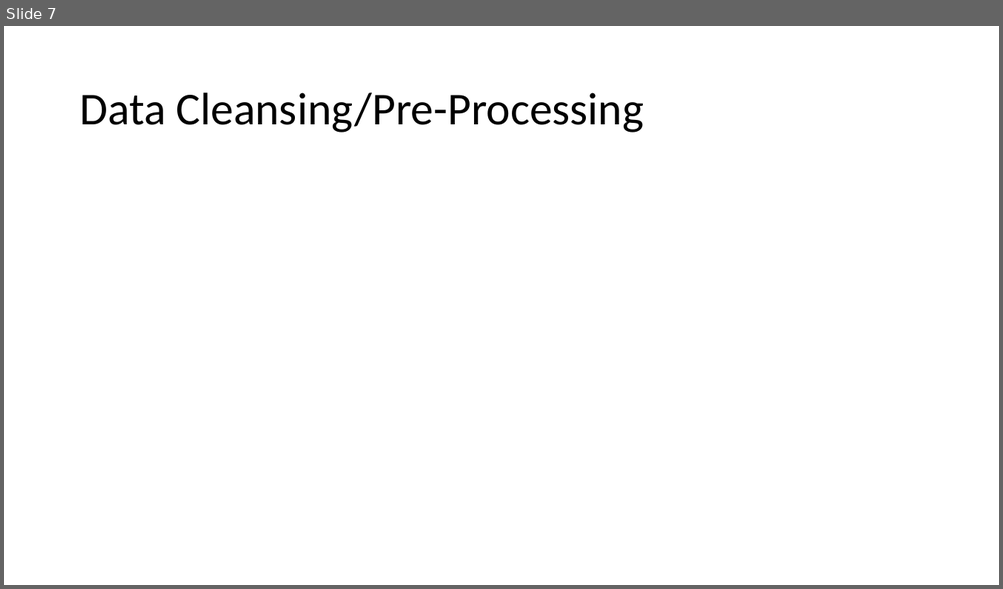
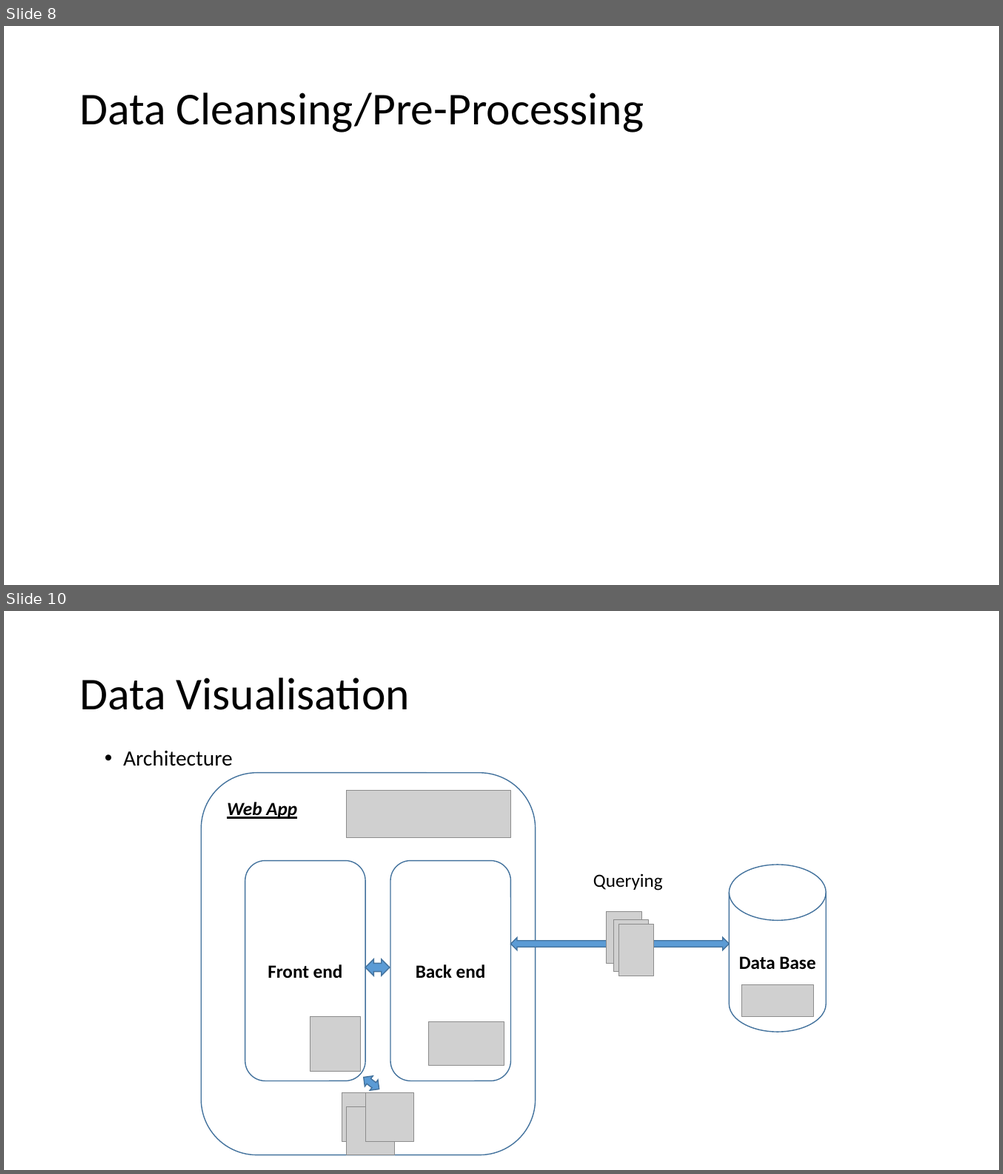
Before and after one commit to manullamas/CrimeDV, a slide deck: Presentation/Team5_Final.pptx. Shown one above the other, each under a label of ours: slide 7 before the commit, slides 8 and 10 after it; the slides between them are not shown. The pictures are 1003x589 and 1003x1174 pixels, drawn with LibreOffice and Linux fonts; fonts in the diff are those of the drawing; grey boxes stand for pictures. Boxes give left, top, right and bottom in pixels: in the first picture for what was removed or moved away, otherwise in the second. Text is boxed around its words. In the diff, an @@ line names an element or a change of style, - is before the commit and + after.

```diff
--- a/Presentation/Team5_Final.pptx
+++ b/Presentation/Team5_Final.pptx
@@ slide 10 added at box(4, 611, 999, 1170), background #FFFFFF @@
@@ title added at box(79, 678, 410, 710), 44 pt, text #000000 @@
+Data Visualisation
@@ text added at box(123, 750, 233, 766), 21 pt, text #000000 @@
+• Architecture
@@ rounded rectangle added at box(201, 773, 535, 1156), fill #FFFFFF, outline #43739E 1 pt @@
@@ text added at box(227, 802, 297, 819), 18 pt, text #000000, bold, italic, underline @@
+Web App
@@ picture added at box(347, 790, 511, 838) @@
@@ rounded rectangle added at box(245, 861, 365, 1082), fill #FFFFFF, outline #43739E 1 pt, 18 pt, text #000000, bold @@
+Front end
@@ rounded rectangle added at box(390, 861, 511, 1082), fill #FFFFFF, outline #43739E 1 pt, 18 pt, text #000000, bold @@
+Back end
@@ text added at box(593, 874, 663, 891), 18 pt, text #000000 @@
+Querying
@@ cylinder added at box(729, 865, 826, 1032), fill #FFFFFF, outline #43739E 1 pt, 18 pt, text #000000, bold @@
+Data Base
@@ picture added at box(606, 911, 641, 963) @@
@@ picture added at box(614, 920, 649, 972) @@
@@ left right arrow added at box(511, 938, 729, 951), fill #5B9BD5, outline #43739E 1 pt @@
@@ picture added at box(619, 924, 654, 976) @@
@@ left right arrow added at box(365, 960, 389, 976), fill #5B9BD5, outline #43739E 1 pt @@
@@ picture added at box(742, 985, 814, 1017) @@
@@ picture added at box(310, 1017, 361, 1072) @@
@@ picture added at box(429, 1022, 505, 1065) @@
@@ left right arrow added at box(359, 1073, 383, 1095), fill #5B9BD5, outline #43739E 1 pt @@
@@ picture added at box(342, 1093, 390, 1142) @@
@@ picture added at box(365, 1093, 414, 1142) @@
@@ picture added at box(347, 1107, 395, 1156) @@
@@ what was slide 7 is now slide 8 @@
```
Also in this commit, not shown: 2 slides changed, 3 other slides added, 3 slides removed.
